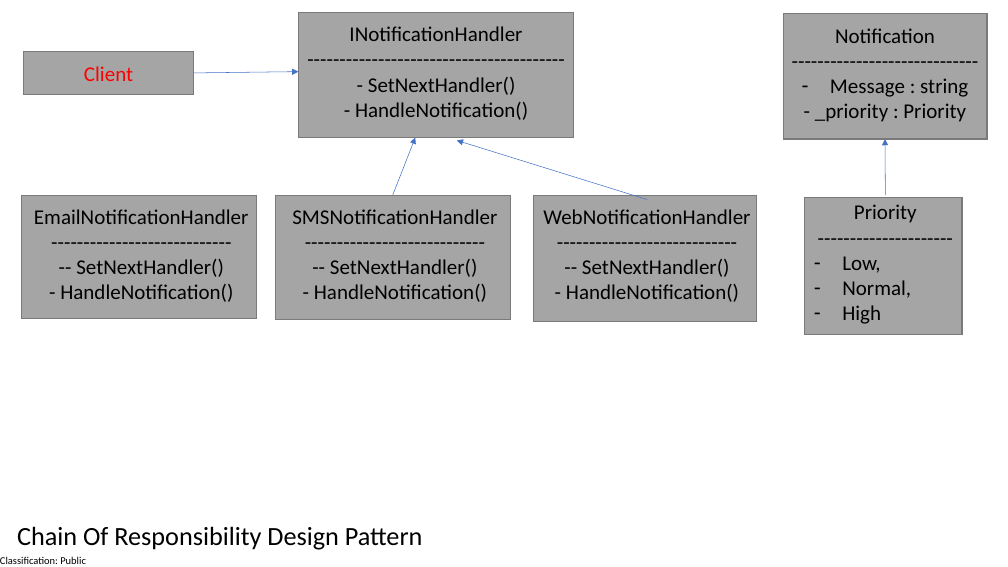
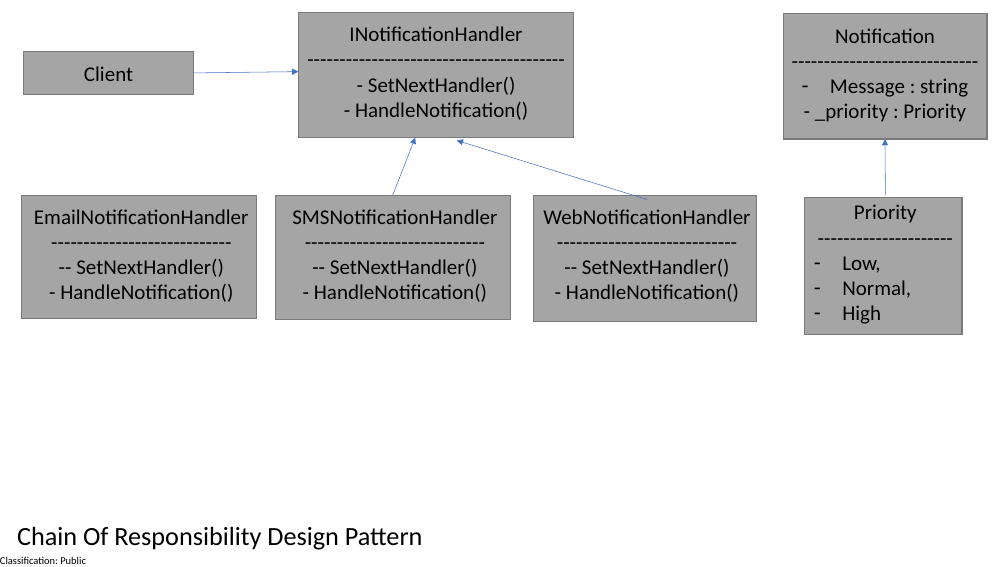
Before and after one commit to aakriti1404/DesignPatterns, a slide deck: slide 1 of BehavioralDesignPattern.pptx. Drawn at 1008x567 pixels with LibreOffice and Linux fonts; fonts in the diff are those of the drawing. Boxes give left, top, right and bottom in pixels: in the first picture for what was removed or moved away, otherwise in the second. Text is boxed around its words. In the diff, an @@ line names an element or a change of style, - is before the commit and + after.

```diff
--- a/BehavioralDesignPattern.pptx
+++ b/BehavioralDesignPattern.pptx
@@ text "Client" at <box>84,66,133,81</box>: text colour #FF0000 to #000000 @@
```
Also in this commit, not shown: 3 slides added, 6 other files.
